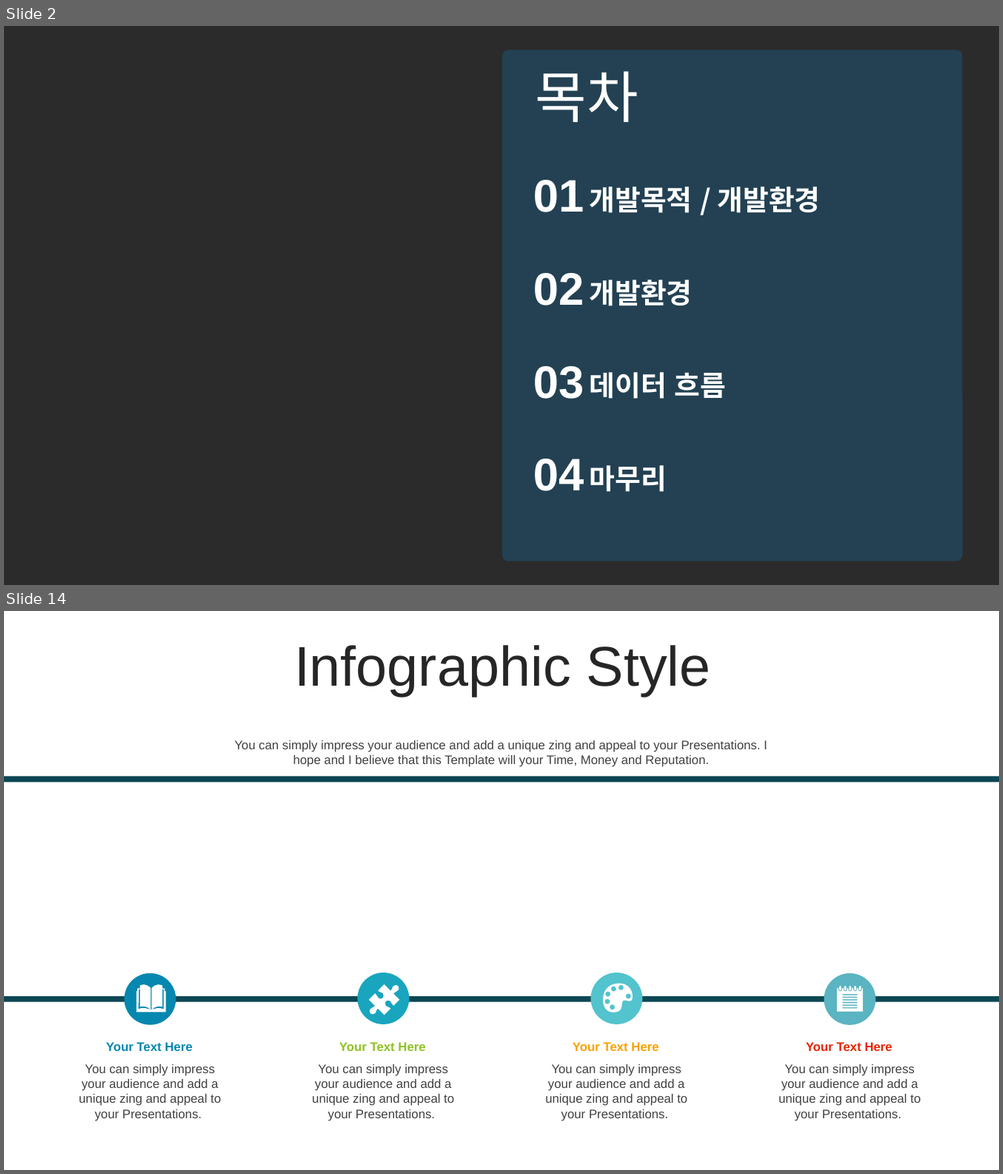
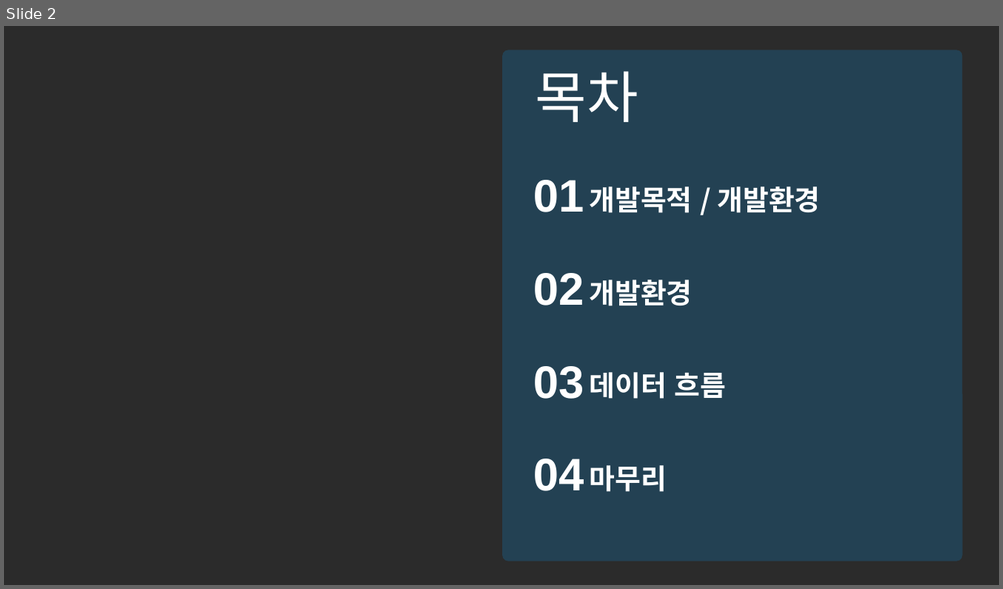
Before and after one commit to QYnote/Python_ConnectMS-SQL, a slide deck: 심준보_AI개발 포트폴리오.pptx. Shown one above the other, each under a label of ours: slides 2 and 14 before the commit, slide 2 after it; the slides between them are not shown. The pictures are 1003x1174 and 1003x589 pixels, drawn with LibreOffice and Linux fonts; fonts in the diff are those of the drawing; background and template pictures are left out; a plain dark background stands for a picture behind light text. Boxes give left, top, right and bottom in pixels: in the first picture for what was removed or moved away, otherwise in the second. Text is boxed around its words. In the diff, an @@ line names an element or a change of style, - is before the commit and + after.

```diff
--- a/심준보_AI개발 포트폴리오.pptx
+++ b/심준보_AI개발 포트폴리오.pptx
@@ slide 14 removed at (x1=4, y1=611, x2=999, y2=1170), background #FFFFFF @@
@@ text removed at (x1=294, y1=645, x2=711, y2=696) @@
-Infographic Style
@@ text removed at (x1=234, y1=741, x2=767, y2=767) @@
-You can simply impress your audience and add a unique zing and appeal to your Presentations. I hope and I believe that this Template will your Time, Money and Reputation.
@@ rectangle removed at (x1=4, y1=777, x2=999, y2=783) @@
@@ freeform shape removed at (x1=66, y1=812, x2=103, y2=842) @@
@@ freeform shape removed at (x1=750, y1=869, x2=824, y2=943) @@
@@ freeform shape removed at (x1=848, y1=857, x2=934, y2=943) @@
@@ freeform shape removed at (x1=663, y1=881, x2=726, y2=943) @@
@@ freeform shape removed at (x1=532, y1=934, x2=569, y2=964) @@
@@ ellipse removed at (x1=124, y1=974, x2=176, y2=1025) @@
@@ freeform shape removed at (x1=136, y1=985, x2=166, y2=1012) @@
@@ ellipse removed at (x1=358, y1=973, x2=409, y2=1025) @@
@@ freeform shape removed at (x1=363, y1=978, x2=406, y2=1021) @@
@@ ellipse removed at (x1=590, y1=973, x2=642, y2=1025) @@
@@ freeform shape removed at (x1=603, y1=984, x2=633, y2=1013) @@
@@ ellipse removed at (x1=824, y1=974, x2=876, y2=1025) @@
@@ freeform shape removed at (x1=836, y1=986, x2=862, y2=1012) @@
@@ rectangle removed at (x1=4, y1=997, x2=999, y2=1002) @@
@@ text removed at (x1=106, y1=1042, x2=192, y2=1051) @@
-Your Text Here
@@ text removed at (x1=339, y1=1042, x2=425, y2=1051) @@
-Your Text Here
@@ text removed at (x1=572, y1=1042, x2=658, y2=1051) @@
-Your Text Here
@@ text removed at (x1=805, y1=1042, x2=892, y2=1051) @@
-Your Text Here
@@ text removed at (x1=79, y1=1065, x2=221, y2=1122) @@
-You can simply impress your audience and add a unique zing and appeal to your Presentations.
@@ text removed at (x1=312, y1=1065, x2=454, y2=1122) @@
-You can simply impress your audience and add a unique zing and appeal to your Presentations.
@@ text removed at (x1=545, y1=1065, x2=687, y2=1122) @@
-You can simply impress your audience and add a unique zing and appeal to your Presentations.
@@ text removed at (x1=778, y1=1065, x2=920, y2=1122) @@
-You can simply impress your audience and add a unique zing and appeal to your Presentations.
```
Also in this commit, not shown: 3 slides changed, 2 slides added, 43 other slides removed, 3 other files.
